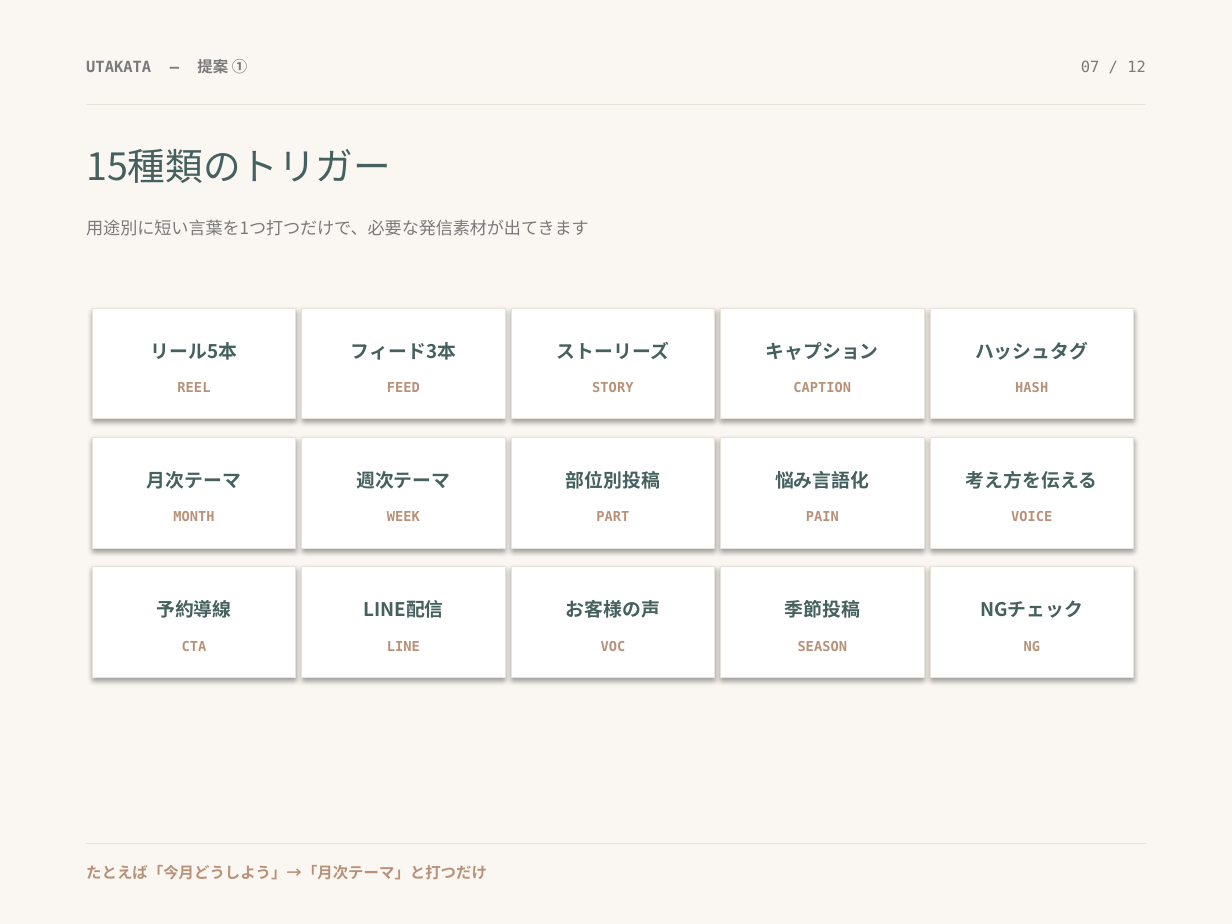
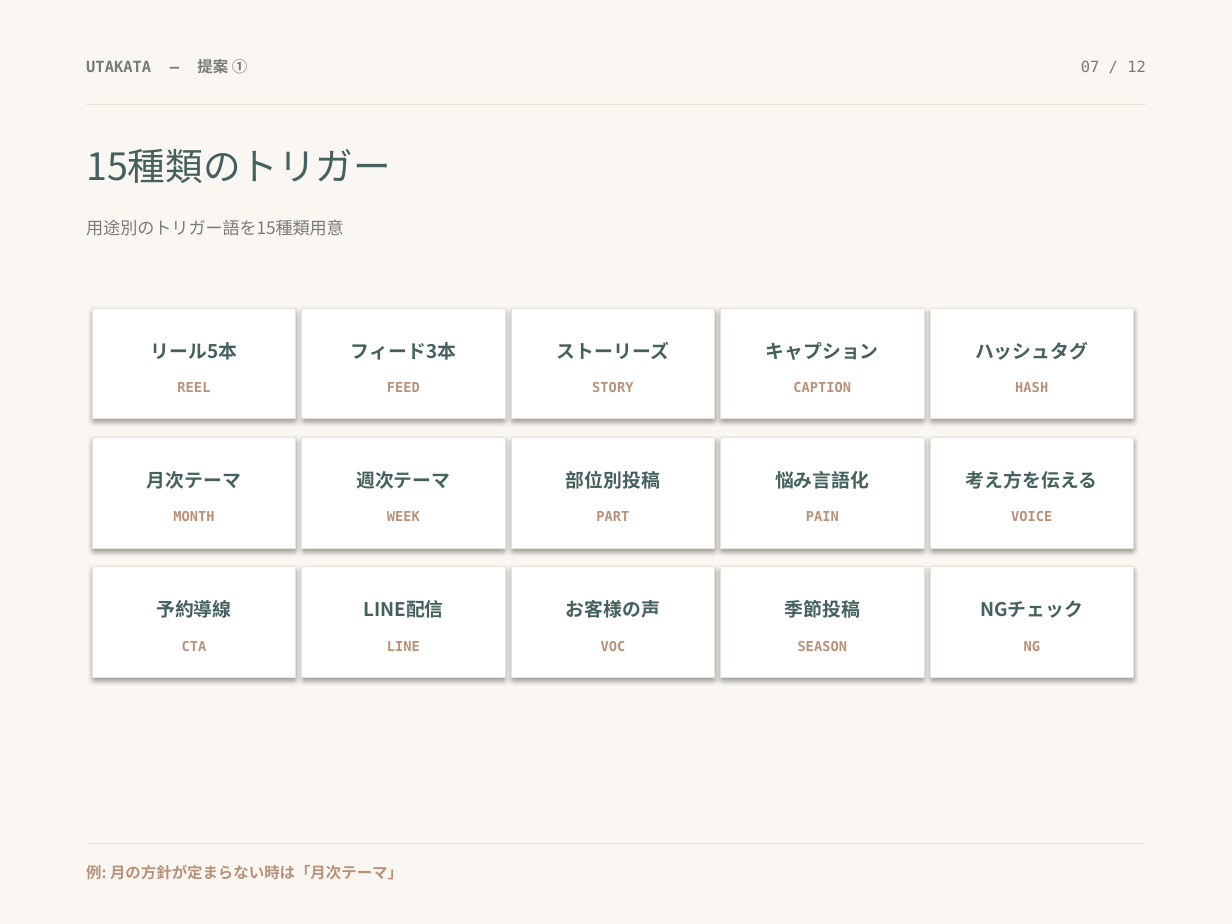
Before and after one commit to yamada-netizen/utakata-subtitle, a slide deck: slide 7 of salon-slides.pptx. Drawn at 1232x924 pixels with LibreOffice and Linux fonts; fonts in the diff are those of the drawing. Boxes give left, top, right and bottom in pixels: in the first picture for what was removed or moved away, otherwise in the second. Text is boxed around its words. In the diff, an @@ line names an element or a change of style, - is before the commit and + after.

```diff
--- a/salon-slides.pptx
+++ b/salon-slides.pptx
@@ text at <box>86,219,344,236</box>: text changed @@
-用途別に短い言葉を1つ打つだけで、必要な発信素材が出てきます
+用途別のトリガー語を15種類用意
@@ text at <box>86,865,403,880</box>: text changed @@
-たとえば「今月どうしよう」→「月次テーマ」と打つだけ
+例: 月の方針が定まらない時は「月次テーマ」
```
Also in this commit, not shown: 11 other slides changed, 1 slide added, 1 slide removed, 2 other files.
